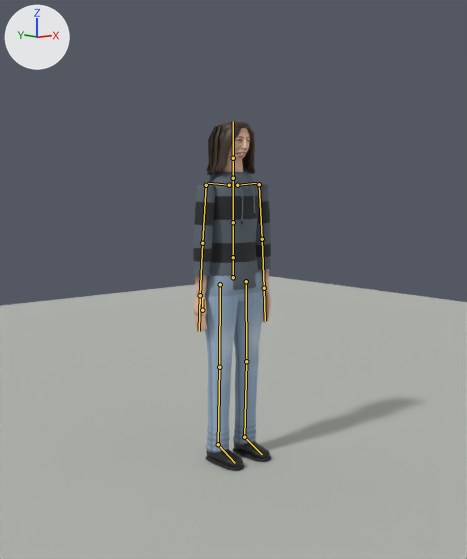
Renders of the Blender file assets/blender/characters/hero.blend from each side of a commit.
One viewpoint serves both versions: the file's camera 'preview_camera'. Every picture has the same lights, and +X, +Y and +Z are marked at upper left. The first picture is the older version. The bones that bend it are drawn over the model as lines.

In view in the first picture: 'body', 'hair', 'head', 'preview_ground'.
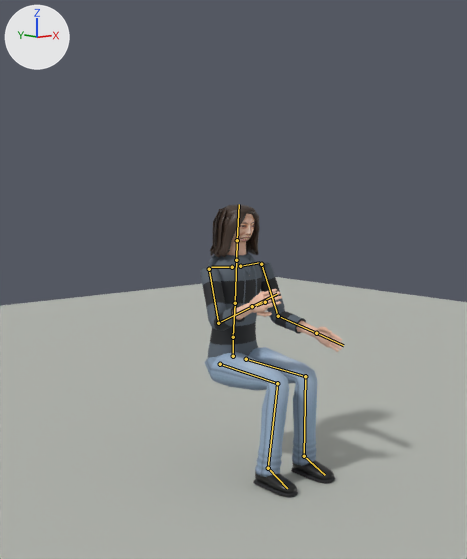
The newer file adds an action. The first version stands in its rest pose; the second is drawn at frame 50 of the action 'sit_idle'.

Location of each change, [x1, y1, x2, y2] in pixels of the pictures (467 x 559 px):
```json
{"object": "body", "change": "posed", "before": [193, 158, 272, 470], "after": [201, 242, 343, 497], "on screen": "79% wider, 18% shorter"}
{"object": "hair", "change": "posed", "before": [206, 121, 255, 175], "after": [210, 204, 260, 258]}
{"object": "head", "change": "posed", "before": [228, 128, 250, 159], "after": [232, 214, 255, 243], "on screen": "6% shorter"}
{"bone": "Hips", "before": "(233, 277) to (233, 257)", "after": "(233, 356) to (233, 337)"}
{"bone": "Spine", "before": "(233, 257) to (233, 222)", "after": "(233, 337) to (235, 303)"}
{"bone": "Chest", "before": "(233, 222) to (233, 178)", "after": "(235, 303) to (236, 260)"}
{"bone": "Head", "before": "(233, 158) to (233, 121)", "after": "(237, 240) to (239, 204)"}
{"bone": "LeftUpperArm", "before": "(259, 184) to (262, 239)", "after": "(261, 264) to (278, 316)"}
{"bone": "LeftLowerArm", "before": "(262, 239) to (264, 288)", "after": "(278, 316) to (316, 333)"}
{"bone": "RightUpperArm", "before": "(206, 185) to (202, 243)", "after": "(209, 269) to (218, 323)"}
{"bone": "RightLowerArm", "before": "(202, 243) to (200, 295)", "after": "(218, 323) to (252, 306)"}
{"bone": "RightHand", "before": "(200, 295) to (199, 331)", "after": "(252, 306) to (277, 294)"}
{"bone": "LeftUpperLeg", "before": "(246, 281) to (246, 361)", "after": "(246, 359) to (305, 376)"}
{"bone": "LeftLowerLeg", "before": "(246, 361) to (244, 437)", "after": "(305, 376) to (304, 456)"}
{"bone": "LeftFoot", "before": "(244, 437) to (262, 454)", "after": "(304, 456) to (325, 475)"}
{"bone": "RightUpperLeg", "before": "(220, 284) to (219, 367)", "after": "(220, 364) to (277, 383)"}
{"bone": "RightLowerLeg", "before": "(219, 367) to (218, 444)", "after": "(277, 383) to (268, 468)"}
{"bone": "RightFoot", "before": "(218, 444) to (235, 463)", "after": "(268, 468) to (287, 488)"}
```

The change, as JSON lines over the scene's bpy script:
```json
{"block": "bone_hips", "where": "bone_hips = bpy.data.objects['hero'].pose.bones['Hips']"}
{"op": "set", "path": "bone_hips.location", "old": "(0.0, 0.0, 0.0)", "new": "(0.0, -0.441, 0.0)"}
{"block": "bone_spine", "where": "bone_spine = bpy.data.objects['hero'].pose.bones['Spine']  # child of 'Hips'"}
{"op": "set", "path": "bone_spine.rotation_quaternion", "old": "(1.0, 0.0, 0.0, 0.0)", "new": "(0.999, 0.035, 0.0, 0.0)", "note": "degrees (0, 0, 0) -> degrees (4, 0, 0)"}
{"block": "bone_chest", "where": "bone_chest = bpy.data.objects['hero'].pose.bones['Chest']  # child of 'Spine'"}
{"op": "set", "path": "bone_chest.rotation_quaternion", "old": "(1.0, 0.0, 0.0, 0.0)", "new": "(1.0, -0.009, 0.0, 0.0)", "note": "degrees (0, 0, 0) -> degrees (-1, 0, 0)"}
{"block": "bone_head", "where": "bone_head = bpy.data.objects['hero'].pose.bones['Head']  # child of 'Neck'"}
{"op": "set", "path": "bone_head.rotation_quaternion", "old": "(1.0, 0.0, 0.0, 0.0)", "new": "(1.0, 0.013, -0.016, 0.001)", "note": "degrees (0, 0, 0) -> degrees (1, -2, 0)"}
{"block": "bone_leftupperarm", "where": "bone_leftupperarm = bpy.data.objects['hero'].pose.bones['LeftUpperArm']  # child of 'LeftShoulder'"}
{"op": "set", "path": "bone_leftupperarm.rotation_quaternion", "old": "(1.0, 0.0, 0.0, 0.0)", "new": "(0.986, -0.152, -0.005, -0.064)", "note": "degrees (0, 0, 0) -> degrees (-17, -2, -7)"}
{"block": "bone_leftlowerarm", "where": "bone_leftlowerarm = bpy.data.objects['hero'].pose.bones['LeftLowerArm']  # child of 'LeftUpperArm'"}
{"op": "set", "path": "bone_leftlowerarm.rotation_quaternion", "old": "(1.0, 0.0, 0.0, 0.0)", "new": "(0.857, -0.513, -0.031, -0.031)", "note": "degrees (0, 0, 0) -> degrees (-62, -5, -1)"}
{"block": "bone_rightupperarm", "where": "bone_rightupperarm = bpy.data.objects['hero'].pose.bones['RightUpperArm']  # child of 'RightShoulder'"}
{"op": "set", "path": "bone_rightupperarm.rotation_quaternion", "old": "(1.0, 0.0, 0.0, 0.0)", "new": "(0.954, -0.264, 0.005, 0.08)", "note": "degrees (0, 0, 0) -> degrees (-31, 3, 9)"}
{"block": "bone_rightlowerarm", "where": "bone_rightlowerarm = bpy.data.objects['hero'].pose.bones['RightLowerArm']  # child of 'RightUpperArm'"}
{"op": "set", "path": "bone_rightlowerarm.rotation_quaternion", "old": "(1.0, 0.0, 0.0, 0.0)", "new": "(0.715, -0.665, 0.041, 0.041)", "note": "degrees (0, 0, 0) -> degrees (-86, 7, 0)"}
{"block": "bone_righthand", "where": "bone_righthand = bpy.data.objects['hero'].pose.bones['RightHand']  # child of 'RightLowerArm'"}
{"op": "set", "path": "bone_righthand.rotation_quaternion", "old": "(1.0, 0.0, 0.0, 0.0)", "new": "(0.998, -0.002, -0.044, 0.0)", "note": "degrees (0, 0, 0) -> degrees (0, -5, 0)"}
{"block": "bone_leftupperleg", "where": "bone_leftupperleg = bpy.data.objects['hero'].pose.bones['LeftUpperLeg']  # child of 'Hips'"}
{"op": "set", "path": "bone_leftupperleg.rotation_quaternion", "old": "(1.0, 0.0, 0.0, 0.0)", "new": "(0.719, -0.694, 0.017, -0.033)", "note": "degrees (0, 0, 0) -> degrees (-88, -1, -4)"}
{"block": "bone_leftlowerleg", "where": "bone_leftlowerleg = bpy.data.objects['hero'].pose.bones['LeftLowerLeg']  # child of 'LeftUpperLeg'"}
{"op": "set", "path": "bone_leftlowerleg.rotation_quaternion", "old": "(1.0, 0.0, 0.0, 0.0)", "new": "(0.707, 0.707, 0.0, 0.0)", "note": "degrees (0, 0, 0) -> degrees (90, 0, 0)"}
{"block": "bone_leftfoot", "where": "bone_leftfoot = bpy.data.objects['hero'].pose.bones['LeftFoot']  # child of 'LeftLowerLeg'"}
{"op": "set", "path": "bone_leftfoot.rotation_quaternion", "old": "(1.0, 0.0, 0.0, 0.0)", "new": "(1.0, -0.017, 0.0, 0.0)", "note": "degrees (0, 0, 0) -> degrees (-2, 0, 0)"}
{"block": "bone_rightupperleg", "where": "bone_rightupperleg = bpy.data.objects['hero'].pose.bones['RightUpperLeg']  # child of 'Hips'"}
{"op": "set", "path": "bone_rightupperleg.rotation_quaternion", "old": "(1.0, 0.0, 0.0, 0.0)", "new": "(0.719, -0.694, -0.017, 0.033)", "note": "degrees (0, 0, 0) -> degrees (-88, 1, 4)"}
{"block": "bone_rightlowerleg", "where": "bone_rightlowerleg = bpy.data.objects['hero'].pose.bones['RightLowerLeg']  # child of 'RightUpperLeg'"}
{"op": "set", "path": "bone_rightlowerleg.rotation_quaternion", "old": "(1.0, 0.0, 0.0, 0.0)", "new": "(0.707, 0.707, 0.0, 0.0)", "note": "degrees (0, 0, 0) -> degrees (90, 0, 0)"}
{"block": "bone_rightfoot", "where": "bone_rightfoot = bpy.data.objects['hero'].pose.bones['RightFoot']  # child of 'RightLowerLeg'"}
{"op": "set", "path": "bone_rightfoot.rotation_quaternion", "old": "(1.0, 0.0, 0.0, 0.0)", "new": "(1.0, -0.017, 0.0, 0.0)", "note": "degrees (0, 0, 0) -> degrees (-2, 0, 0)"}
```
